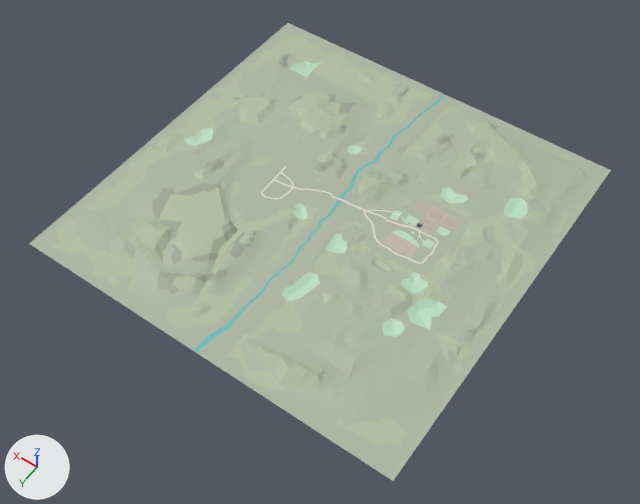
Renders of the FBX model Assets/Models/Level/ground.fbx from each side of a commit.
Before and after are seen from a camera (50 mm lens) standing at (-31.8, 46.1, 64.4) and looking at (-1.3, 3.5, -2.6). The lights are fixed; the arrows at lower left show +X, +Y and +Z. Where no turn or scale is listed for an object, it has been applied to the vertices.

The first picture shows 'ground6', 'river'.
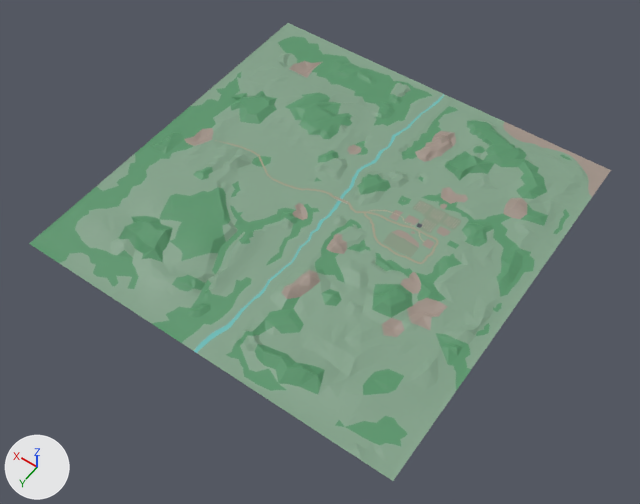
Where the newer file only moved an object's origin or applied its transform, the numbers keep the older frame.

Boxes (x1, y1, x2, y2) around the edits, measured in the pictures (640 x 504 px; the box of a moved part takes in the faces that stretch with it):
'ground6', recoloured, reshaped (grey to green)
    both: (29, 23, 611, 481)
part 1 of me_mesh_018, moved or reshaped
    both: (230, 130, 527, 351)
part 2 of me_mesh_018, built on
    both: (212, 134, 282, 183)
part 3 of me_mesh_018, moved or reshaped
    both: (345, 438, 386, 471)
part 4 of me_mesh_018, recoloured (grey to green)
    both: (29, 105, 487, 395)
part 5 of me_mesh_018, recoloured
    both: (415, 122, 611, 197)
part 6 of me_mesh_018, recoloured (grey to green)
    both: (246, 43, 473, 256)
part 7 of me_mesh_018, recoloured (white to grey)
    both: (185, 61, 451, 337)
part 8 of me_mesh_018, recoloured (grey to green)
    both: (152, 55, 497, 295)
part 9 of me_mesh_018, recoloured
    before: (436, 136, 450, 145)
    after: (436, 135, 450, 144)
part 10 of me_mesh_018, recoloured
    both: (370, 210, 424, 242)
part 11 of me_mesh_018, recoloured
    both: (383, 200, 461, 258)
part 12 of me_mesh_018, recoloured
    both: (261, 166, 295, 200)
part 13 of me_mesh_018, recoloured (white to grey)
    both: (273, 179, 438, 264)

Diff of the bpy script that builds the scene:
```diff
--- a/Assets/Models/Level/ground.fbx.py
+++ b/Assets/Models/Level/ground.fbx.py
@@ mat_floor_green @@
 mat_floor_green = principled_material('floor_green')
-mat_floor_green.base_color = (0.425, 0.475, 0.369)  # grey #aeb7a4
+mat_floor_green.base_color = (0.224, 0.361, 0.251)  # green #82a289
 mat_floor_green.roughness = 0.553
@@ mat_floor_green_5 @@
 mat_floor_green_5 = principled_material('floor_green_5')
-mat_floor_green_5.base_color = (0.452, 0.529, 0.363)  # light grey #b3c0a2
+mat_floor_green_5.base_color = (0.0942, 0.299, 0.142)  # green #579569
 mat_floor_green_5.roughness = 0.553
@@ mat_road_brown @@
+mat_road_brown = principled_material('road_brown')
+mat_road_brown.base_color = (0.396, 0.333, 0.235)  # beige #a99c85
+mat_road_brown.roughness = 0.553
@@ mat_floor_brown_path @@
+mat_floor_brown_path = principled_material('floor_brown_path')
+mat_floor_brown_path.base_color = (0.47, 0.38, 0.278)  # beige #b6a690
+mat_floor_brown_path.roughness = 0.553
@@ mat_floor_farmland_green @@
+mat_floor_farmland_green = principled_material('floor_farmland_green')
+mat_floor_farmland_green.base_color = (0.235, 0.31, 0.216)  # grey #859780
+mat_floor_farmland_green.roughness = 0.553
@@ mat_floor_green_3_dark @@
+mat_floor_green_3_dark = principled_material('floor_green_3_dark')
+mat_floor_green_3_dark.base_color = (0.353, 0.286, 0.243)  # grey #a09287
+mat_floor_green_3_dark.roughness = 0.553
@@ me_mesh_018 @@
-me_mesh_018.from_pydata(...)  # 5794 vertices, 10048 faces; spans x -20.0..20.0, y -20.0..20.0, z -0.4..0.9
+me_mesh_018.from_pydata(...)  # 5844 vertices, 10107 faces; spans x -20.0..20.0, y -20.0..20.0, z -0.4..0.9
+# me_mesh_018 part 1: 171 vertices moved from x -14.6..0.8, y -15.5..17.1, z -0.4..0.4 to x -14.6..0.8, y -15.5..17.1, z -0.2..0.7; 9 vertices removed from x -11.7..-1.9, y -6.6..10.3, z -0.3..0.0; 43 vertices added at x -12.1..-1.9, y -6.6..10.9, z 0.0..0.8
+# me_mesh_018 part 2: 12 vertices moved from x 7.1..13.5, y -2.0..1.5, z -0.1..0.3 to x 7.0..13.5, y -1.8..1.5, z -0.1..0.6; 16 vertices added at x 6.9..13.6, y -1.4..0.3, z -0.1..0.0
+# me_mesh_018 part 3: 3 vertices moved from x -17.5..-16.2, y 19.0..19.5, z -0.1 to x -17.5..-16.4, y 18.7..19.4, z -0.2..0.1
+# me_mesh_018 part 4: 309 faces spanning x -20.0..20.0, y -5.8..20.0, z -0.1..0.7 switch from mat_floor_green (grey #aeb7a3) to mat_floor_green_5 (green #569569)
+# me_mesh_018 part 5: 177 faces spanning x -20.0..-2.9, y -20.0..-10.2, z -0.1..0.4 switch from mat_floor_green (grey #aeb7a3) to mat_floor_green_3_dark (grey #a09287)
+# me_mesh_018 part 6: 56 faces spanning x -13.6..19.3, y -16.5..0.9, z -0.1..0.1 switch from mat_floor_green_5 (light grey #b3c0a2) to mat_floor_green (green #82a289)
+# me_mesh_018 part 7: 252 faces spanning x -16.0..17.3, y -16.9..9.3, z -0.4..0.6 switch from mat_floor_green_3 (light grey #bcdec3) to mat_floor_green_3_dark (grey #a09287)
+# me_mesh_018 part 8: 199 faces spanning x -9.1..16.8, y -19.0..17.0, z -0.1..0.4 switch from mat_floor_green_4 (grey #a0a896) to mat_floor_green (green #82a289)
+# me_mesh_018 part 9: 11 faces spanning x -5.0..-3.8, y -14.6..-13.0, z 0.0..0.6 switch from mat_floor_green_4 (grey #a0a896) to mat_floor_green_3_dark (grey #a09287)
+# me_mesh_018 part 10: 37 faces spanning x -9.7..-3.3, y -2.9..-1.4, z 0.0 switch from mat_floor_green_2 (white #f9f1e7) to mat_floor_brown_path (beige #b6a690)
+# me_mesh_018 part 11: 359 faces spanning x -11.3..-6.5, y -5.8..0.9, z 0.0 switch from mat_floor_farmland_brown (light grey #c4b8aa) to mat_floor_farmland_green (grey #859780)
+# me_mesh_018 part 12: 33 faces spanning x 4.2..6.6, y -1.7..2.8, z 0.0 switch from mat_road_grey (light grey #e4dcd3) to mat_floor_green (green #82a289)
+# me_mesh_018 part 13: 76 faces spanning x -11.0..6.5, y -2.5..1.3, z 0.0 switch from mat_road_grey (light grey #e4dcd3) to mat_road_brown (beige #a99c85)
 me_mesh_018.materials.append(mat_floor_river_side_brown)
```
